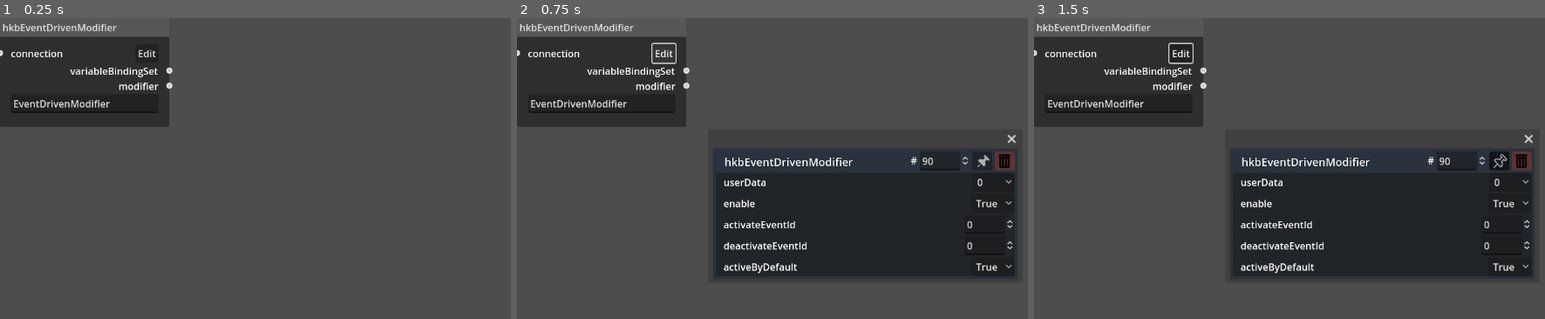
Above: before the commit, frames 1-3 (left to right).
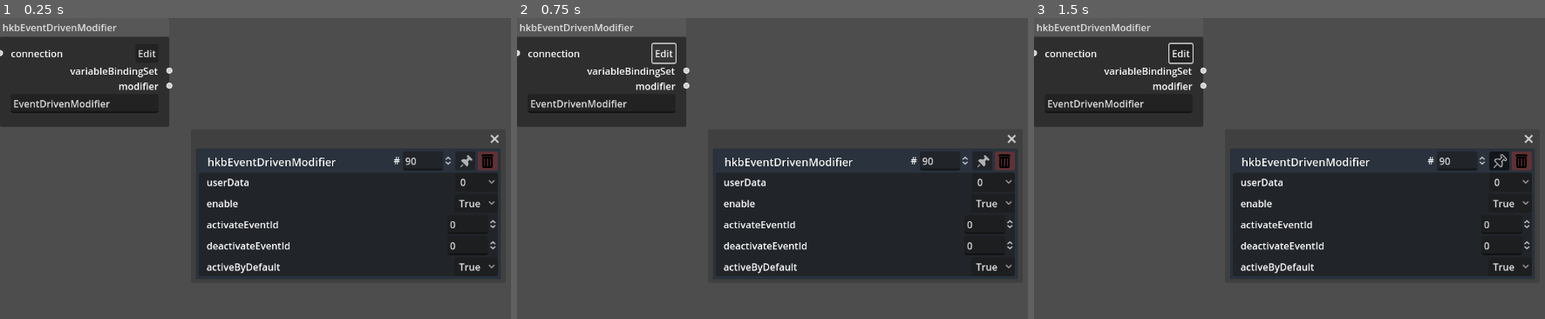
Above: after the commit, the same moments.

Repository: NeoExperiences/BehaviorNodeGraphTool
Game: Godot game, scene res://Nodes/hkbE/hkbEventDrivenModifierScene.tscn
Same seed, same stepped clock (60 frames per second), same inputs: the game is played once before the commit and once after it. This scene is started directly instead of the project's main scene.
Inputs (mouse positions are in pixels of both pictures, inside the frame that each line leads up to):
- Up to frame 1 (0.25 s): no input
- Up to frame 2 (0.75 s): click "Edit" at 0.5 s
- Up to frame 3 (1.5 s): click (1499, 159) at 1.25 s

The runs differ from the first frame. In frame 1, 25% of the frame differs, in the area x 38-98%, y 38-87%; in frame 2, nothing differs; in frame 3, nothing differs.

Commit message:
Added Quad Values importing support.

Diff:
--- a/Nodes/hkbB/hkbBehaviorReferenceGeneratorScene.tscn
+++ b/Nodes/hkbB/hkbBehaviorReferenceGeneratorScene.tscn
@@ -184,7 +184,7 @@
 size_flags_horizontal = 6
 
 [node name="behaviorNameLine" type="LineEdit" parent="DataPopupPanel/VBoxContainer/PanelContainer/FoldingPanel/behaviorName"]
-custom_minimum_size = Vector2(180, 30)
+custom_minimum_size = Vector2(280, 30)
 layout_mode = 2
 placeholder_text = "name"
 alignment = 2
--- a/Nodes/hkbE/hkbEventDrivenModifierScene.tscn
+++ b/Nodes/hkbE/hkbEventDrivenModifierScene.tscn
@@ -97,6 +97,7 @@
 transparent_bg = true
 initial_position = 1
 size = Vector2i(504, 216)
+visible = true
 borderless = false
 theme_override_styles/panel = SubResource("StyleBoxFlat_y45yo")
 
--- a/Scripts/main.gd
+++ b/Scripts/main.gd
@@ -520,7 +520,7 @@
 	var unhandledNodes = []
 	var unhandledNodeDialog = ""
 	unhandledNodes = xmlImportScript._load_XML(path, $GraphEdit)
-	$AlphaImportingDialog.dialog_text = "This feature is still incomplete and won't import all graph data and connections yet."
+	$AlphaImportingDialog.dialog_text = "This feature is still incomplete and won't import all graph data and connections yet.\r\nDue to a bug from HKXPack, variables don't export all of their boundaries."
 	for node in unhandledNodes:
 		if node != null:
 			if !unhandledNodeDialog:
--- a/Scripts/xml_import.gd
+++ b/Scripts/xml_import.gd
@@ -947,6 +947,13 @@
 	print(hkbBehaviorGraphData.children[1].content)
 	if hkbBehaviorGraphData.children[1].attributes.has("numelements"):
 		print("Variable Number: ",hkbBehaviorGraphData.children[1].attributes.numelements)
+		var quadValues = []
+		for quad in hkbVariableValueSet.children[1].content.replace("\r\n"," ").split(" "):
+			if quad:
+				quadValues.append(quad)
+				print(quad)
+		var quadCounter = 0
+		print(quadValues)
 		for variableNum in range(int(hkbBehaviorGraphData.children[1].attributes.numelements)):
 			var variableData = {
 					"variableID": variableNum,
@@ -974,8 +981,26 @@
 				variableData.variableType = 5
 			elif hkbBehaviorGraphData.children[1].children[variableNum].children[1].content == "VARIABLE_TYPE_VECTOR4":
 				variableData.variableType = 6
+				variableData.variableQuadValues = ""
+				variableData.variableQuadValues += quadValues[quadCounter] + " "
+				quadCounter += 1
+				variableData.variableQuadValues += quadValues[quadCounter] + " "
+				quadCounter += 1
+				variableData.variableQuadValues += quadValues[quadCounter] + " "
+				quadCounter += 1
+				variableData.variableQuadValues += quadValues[quadCounter]
+				quadCounter += 1
 			elif hkbBehaviorGraphData.children[1].children[variableNum].children[1].content == "VARIABLE_TYPE_QUATERNION":
 				variableData.variableType = 7
+				variableData.variableQuadValues = ""
+				variableData.variableQuadValues += quadValues[quadCounter] + " "
+				quadCounter += 1
+				variableData.variableQuadValues += quadValues[quadCounter] + " "
+				quadCounter += 1
+				variableData.variableQuadValues += quadValues[quadCounter] + " "
+				quadCounter += 1
+				variableData.variableQuadValues += quadValues[quadCounter]
+				quadCounter += 1
 			print(variableData.variableID, " - ", variableData.variableName)
 			globalVariable.globalVariableList.append(variableData)
 
